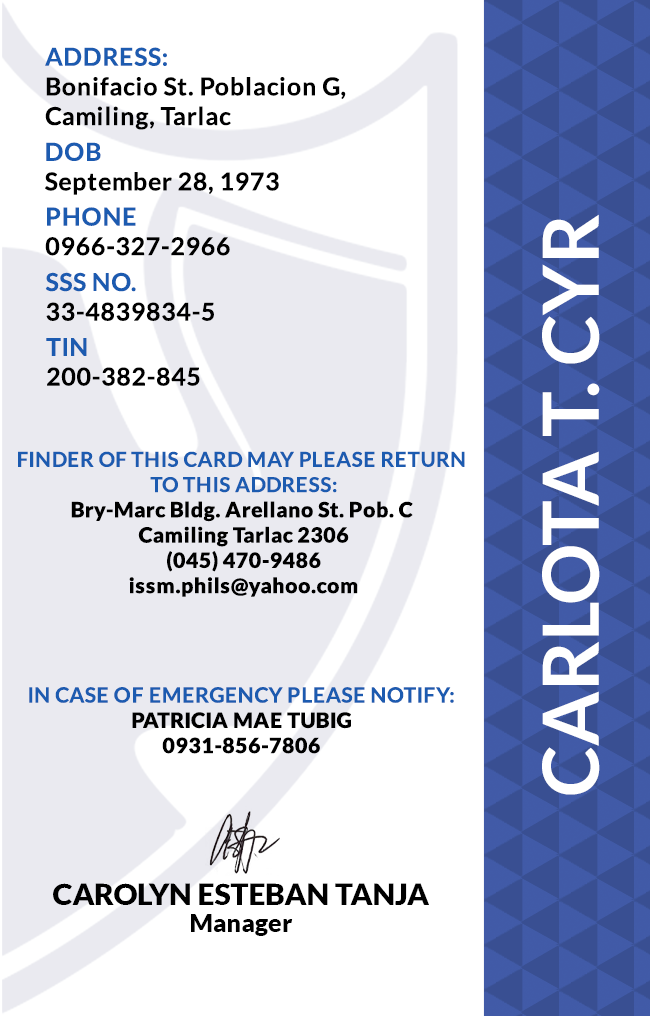
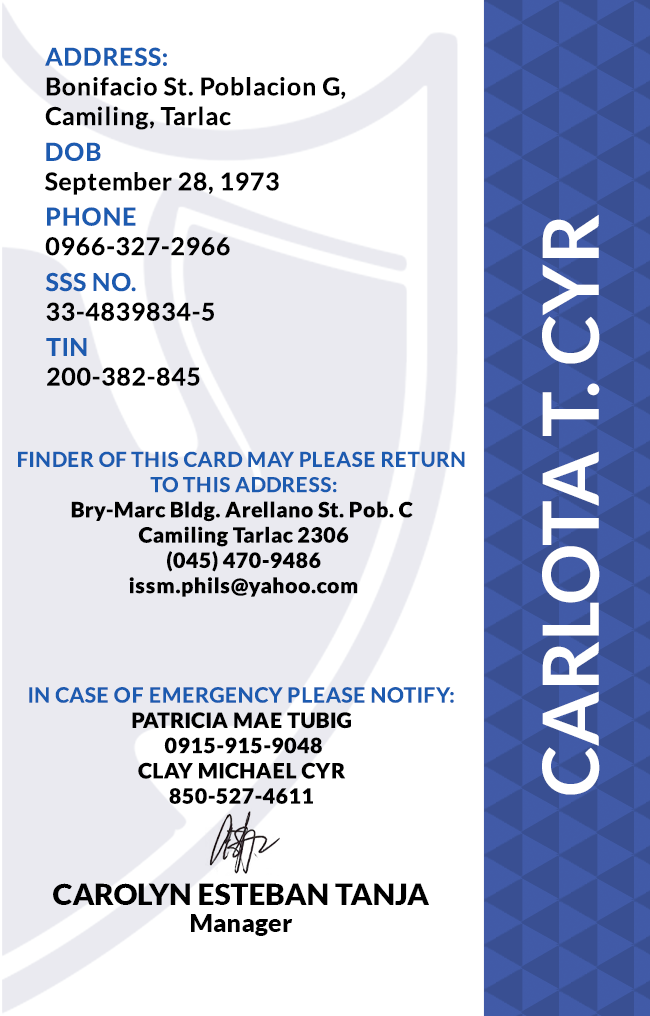
Comparing the layer stacks of the two w=650, h=1016 images. Changes:
renamed "IN CASE OF EMERGENCY PLEASE NOTIFY: PATRICIA MAE TUBIG 0931-856" to "IN CASE OF EMERGENCY PLEASE NOTIFY: PATRICIA MAE TUBIG 0915-91", painted on it over [138, 718, 346, 804]
